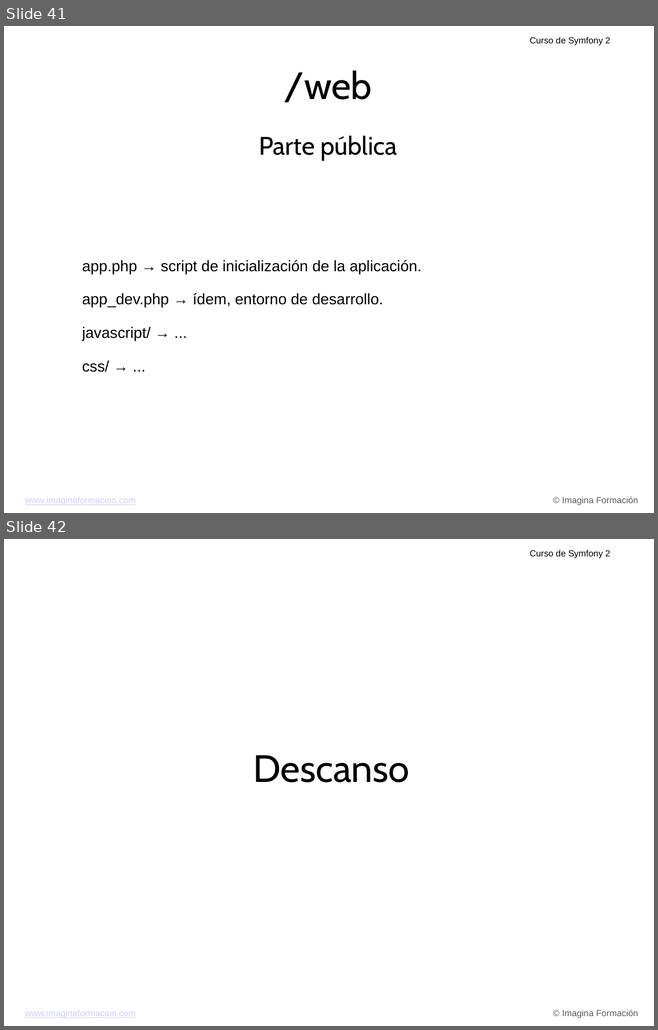
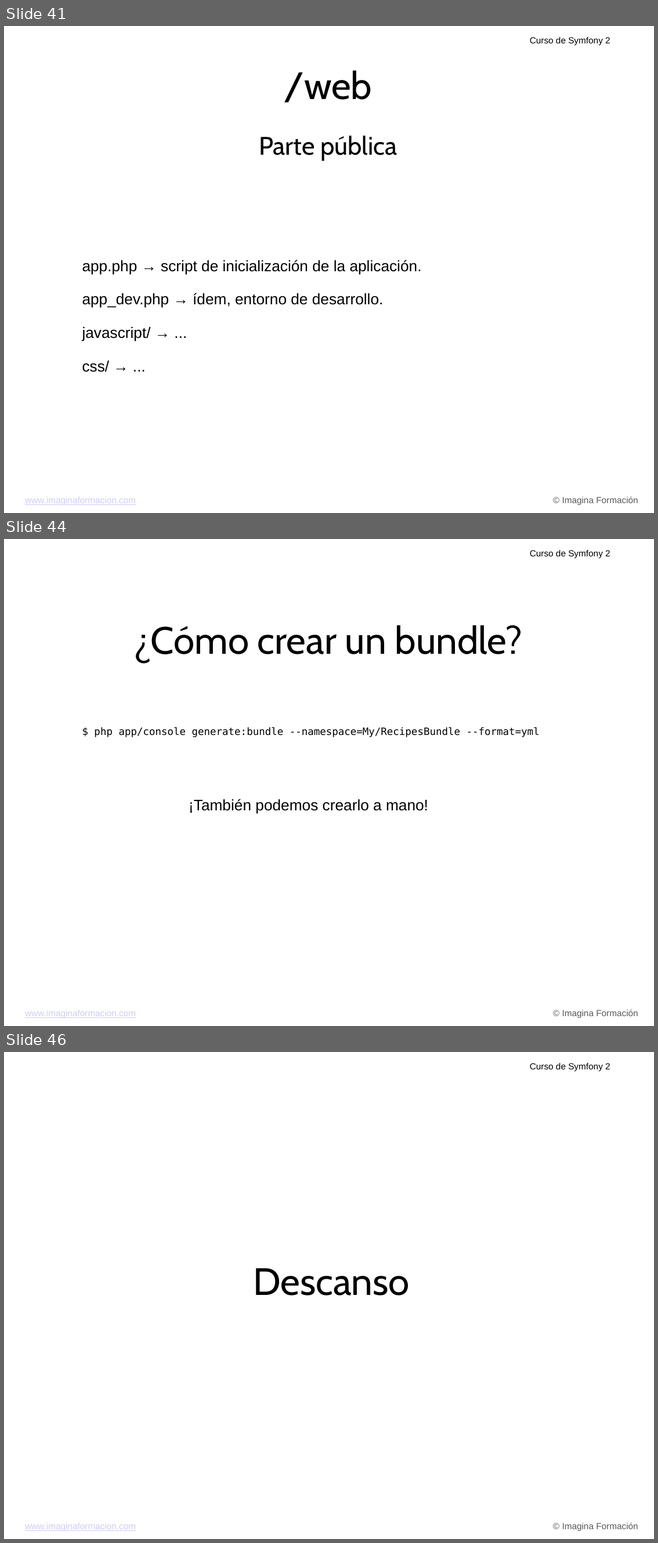
Before and after one commit to carlescliment/curso-symfony2, a slide deck: compiled/ppt/Tema 1.ppt. Shown one above the other, each under a label of ours: slides 41 and 42 before the commit, slides 41, 44 and 46 after it; the slides between them are not shown. The pictures are 658x1030 and 658x1543 pixels, drawn with LibreOffice and Linux fonts; fonts in the diff are those of the drawing; background and template pictures are left out. Boxes give left, top, right and bottom in pixels: in the first picture for what was removed or moved away, otherwise in the second. Text is boxed around its words. In the diff, an @@ line names an element or a change of style, - is before the commit and + after.

```diff
--- a/compiled/ppt/Tema 1.ppt
+++ b/compiled/ppt/Tema 1.ppt
@@ slide 44 added at (x1=4, y1=539, x2=654, y2=1026), background picture (left out); not listed: 3 template elements that a slide beside it also shows @@
@@ text added at (x1=133, y1=625, x2=523, y2=663), 60 pt, text #000000 @@
+¿Cómo crear un bundle?
@@ text added at (x1=94, y1=727, x2=539, y2=737), 16 pt, text #000000 @@
+$ php app/console generate:bundle --namespace=My/RecipesBundle --format=yml
@@ text added at (x1=188, y1=799, x2=428, y2=814), 24 pt, text #000000 @@
+¡También podemos crearlo a mano!
@@ what was slide 42 is now slide 46 @@
```
Also in this commit, not shown: 5 slides changed, 3 other slides added, 3 other files.
